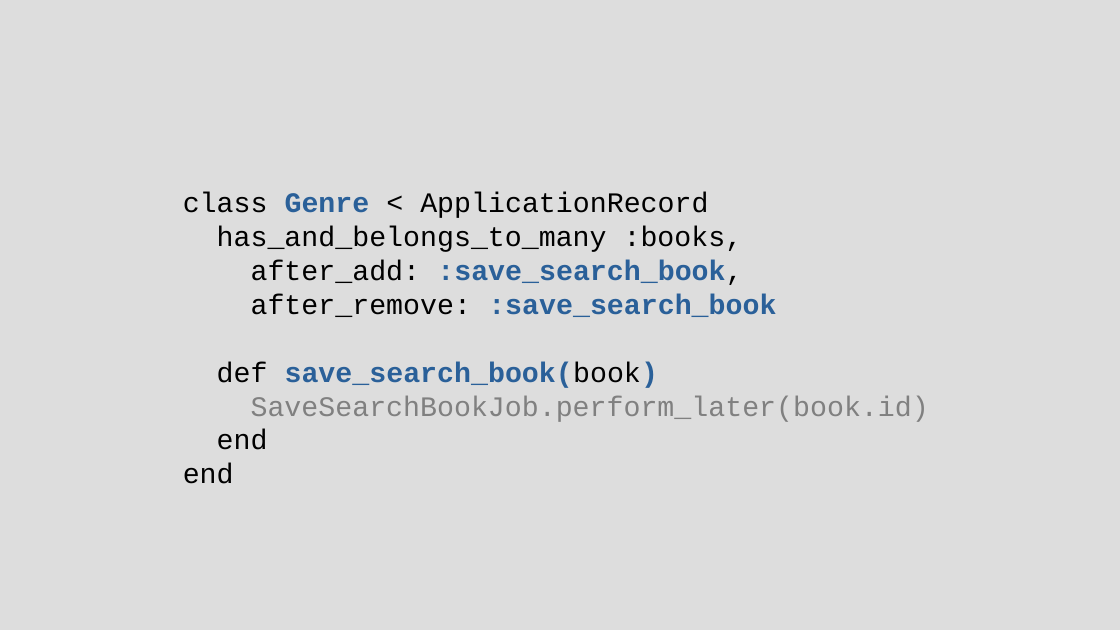
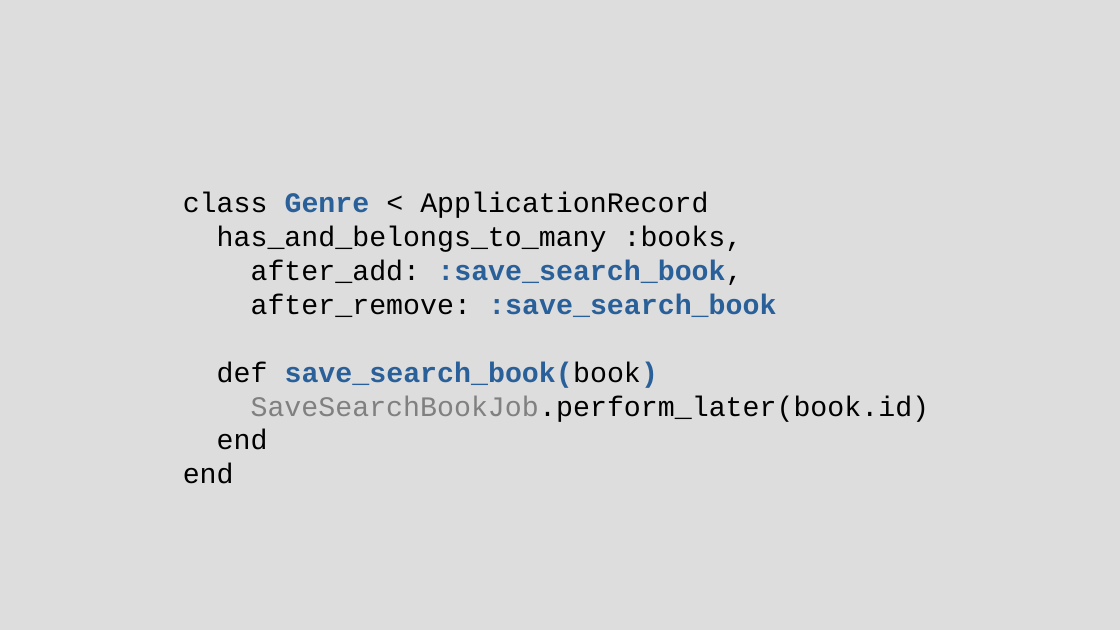
Before and after one commit to chriscressman/architecting-a-search-feature, a slide deck: slide 120 of presentation.odp (slide 119 before the commit). Drawn at 1120x630 pixels with LibreOffice and Linux fonts; fonts in the diff are those of the drawing. Boxes give left, top, right and bottom in pixels: in the first picture for what was removed or moved away, otherwise in the second. Text is boxed around its words. In the diff, an @@ line names an element or a change of style, - is before the commit and + after.

```diff
--- a/presentation.odp
+++ b/presentation.odp
@@ text at [251,396,930,422]: text colour #808080 to #000000 in "SaveSearchBookJob.perform_later(book.id)" @@
```
Also in this commit, not shown: 9 other slides changed, 1 slide added, 1 other file.
